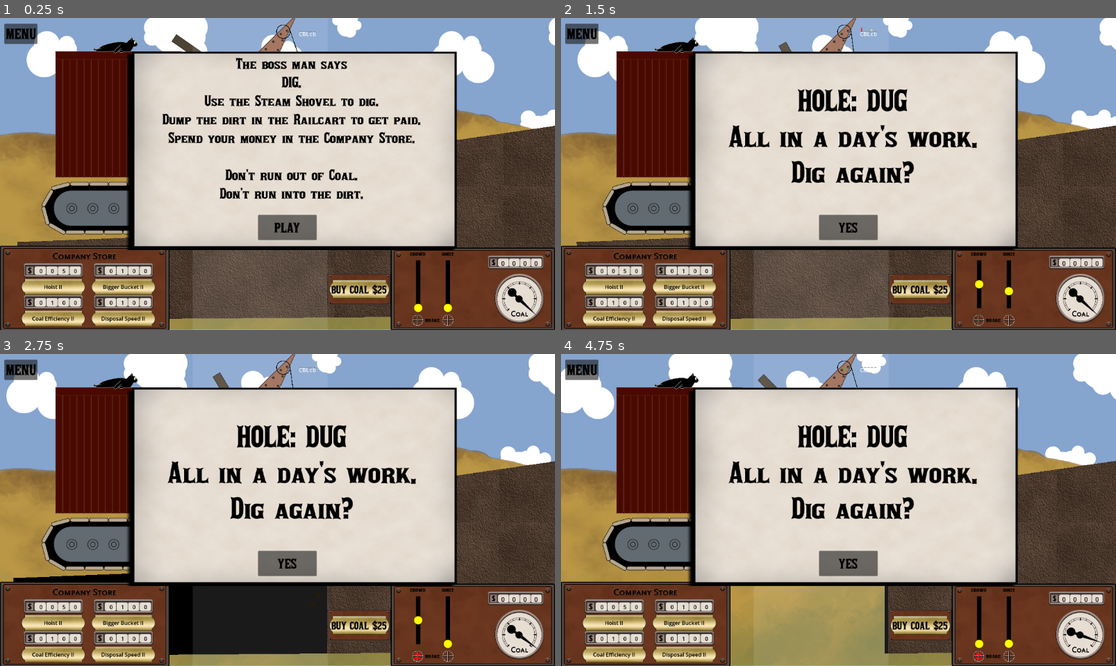
Above: before the commit, frames 1-4 (two rows, left to right).
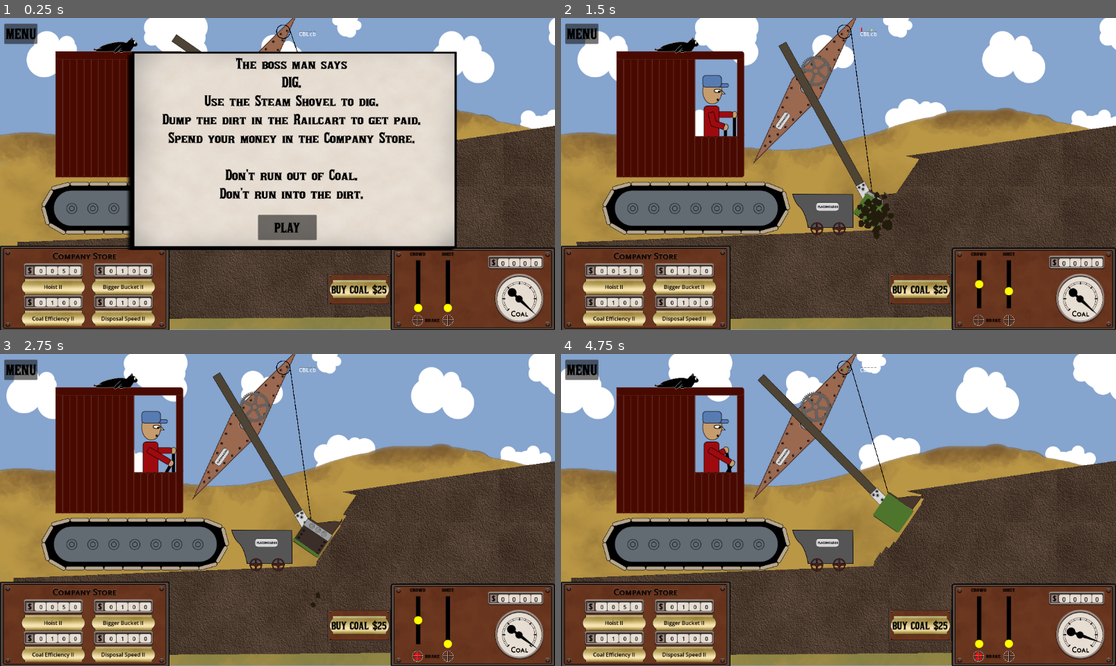
Above: after the commit, the same moments.

Repository: Lobbsterwaffles/Steam-Shov
Game: Godot game, scene res://jonly.tscn
Same seed, same stepped clock (60 frames per second), same inputs: the game is played once before the commit and once after it.
Inputs:
- Up to frame 1 (0.25 s): no input
- Up to frame 2 (1.5 s): click "PLAY" at 0.5 s; hold Q (hoist_up) from 1.28 s (still down); hold B (bucket_release) from 1.28 s (still down)
- Up to frame 3 (2.75 s): release Q (hoist_up) at 2.03 s; release B (bucket_release) at 2.03 s; hold Shift (crowd_brake) from 2.03 s (still down); tap O (crowd_in) at 2.1 s
- Up to frame 4 (4.75 s): release Shift (crowd_brake) at 2.78 s; hold P (crowd_out) 2.78-3.53 s; hold Q (hoist_up) 2.78-4.28 s; tap B (bucket_release) at 3.6 s; hold Shift (crowd_brake) from 4.28 s (still down); hold O (crowd_in) from 4.28 s (still down)

The runs differ from the first frame. In frame 1, less than 0.1% of the frame differs, in the area x 22-55%, y 2-86%; in frame 2, 37%; in frame 3, 44%; in frame 4, 44%, in the area x 1-83%, y 2-97%.

Commit message:
edgemarker

Diff:
--- a/dirt.gd
+++ b/dirt.gd
@@ -55,9 +55,13 @@
 	var clips = Geometry2D.clip_polygons(%poly.polygon, localcut)
 	if clips.is_empty():
 		return
-	%poly.set_deferred("polygon", clips[0])
-	%visualdirt.set_deferred("polygon", clips[0])
-	queue_redraw()
+	var mrk = %poly.global_transform.affine_inverse() * %edge_marker.global_position
+	for p in clips:
+		if Geometry2D.is_point_in_polygon(mrk, p):
+			%poly.set_deferred("polygon", p)
+			%visualdirt.set_deferred("polygon", p)
+			queue_redraw()
+			return
 
 func _draw():
 	draw_colored_polygon(%poly.polygon, Color.BLACK)
--- a/jonly.tscn
+++ b/jonly.tscn
@@ -385,7 +385,7 @@
 script = ExtResource("25_bv3ij")
 
 [node name="left_edge" type="Polygon2D" parent="." unique_id=370960355]
-position = Vector2(78, 613)
+position = Vector2(-911, 576)
 color = Color(1, 1, 1, 0.101960786)
 polygon = PackedVector2Array(0, -700, 0, 400, 400, 400, 400, -700)
 script = ExtResource("26_t32kh")
@@ -394,8 +394,9 @@
 wait_time = 2.0
 autostart = true
 
-[node name="Marker2D" type="Marker2D" parent="left_edge" unique_id=671932964]
-position = Vector2(433, 51)
+[node name="edge_marker" type="Marker2D" parent="left_edge" unique_id=671932964]
+unique_name_in_owner = true
+position = Vector2(600, 268)
 
 [node name="minecart" type="StaticBody2D" parent="." unique_id=1387034368]
 position = Vector2(232, 584)
@@ -956,6 +957,7 @@
 [node name="victory_screen" type="Control" parent="." unique_id=112458587]
 unique_name_in_owner = true
 process_mode = 2
+visible = false
 layout_mode = 3
 anchors_preset = 0
 offset_right = 40.0
--- a/left_edge.gd
+++ b/left_edge.gd
@@ -6,7 +6,7 @@
 func interval():
 	var xf = %poly.global_transform.affine_inverse() * global_transform
 	var pieces = Geometry2D.clip_polygons(%poly.polygon, xf * polygon)
-	var mrk = xf * $Marker2D.position
+	var mrk = xf * %edge_marker.position
 	for p in pieces:
 		if Geometry2D.is_point_in_polygon(mrk, p):
 			%poly.polygon = p
